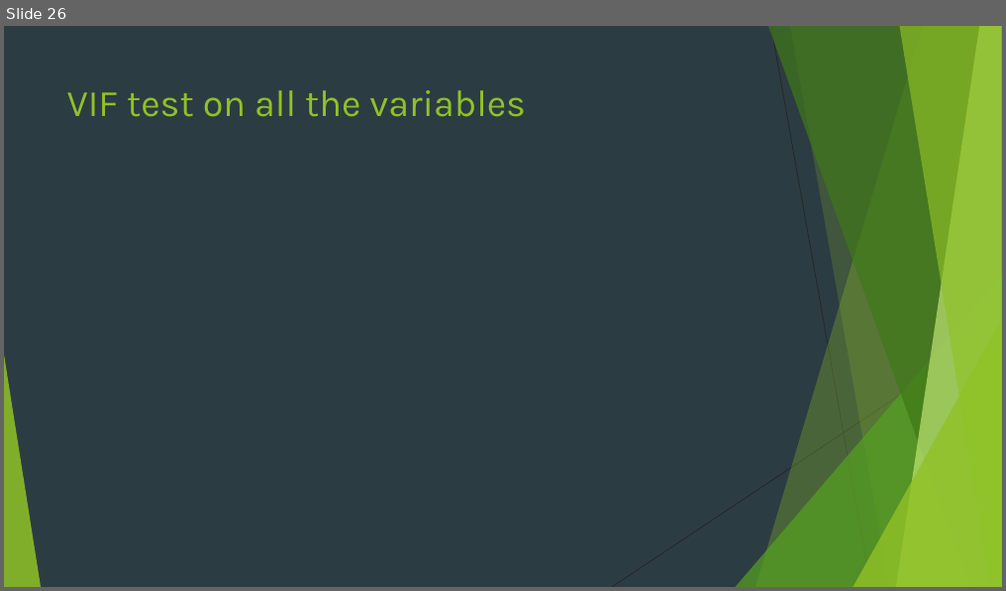
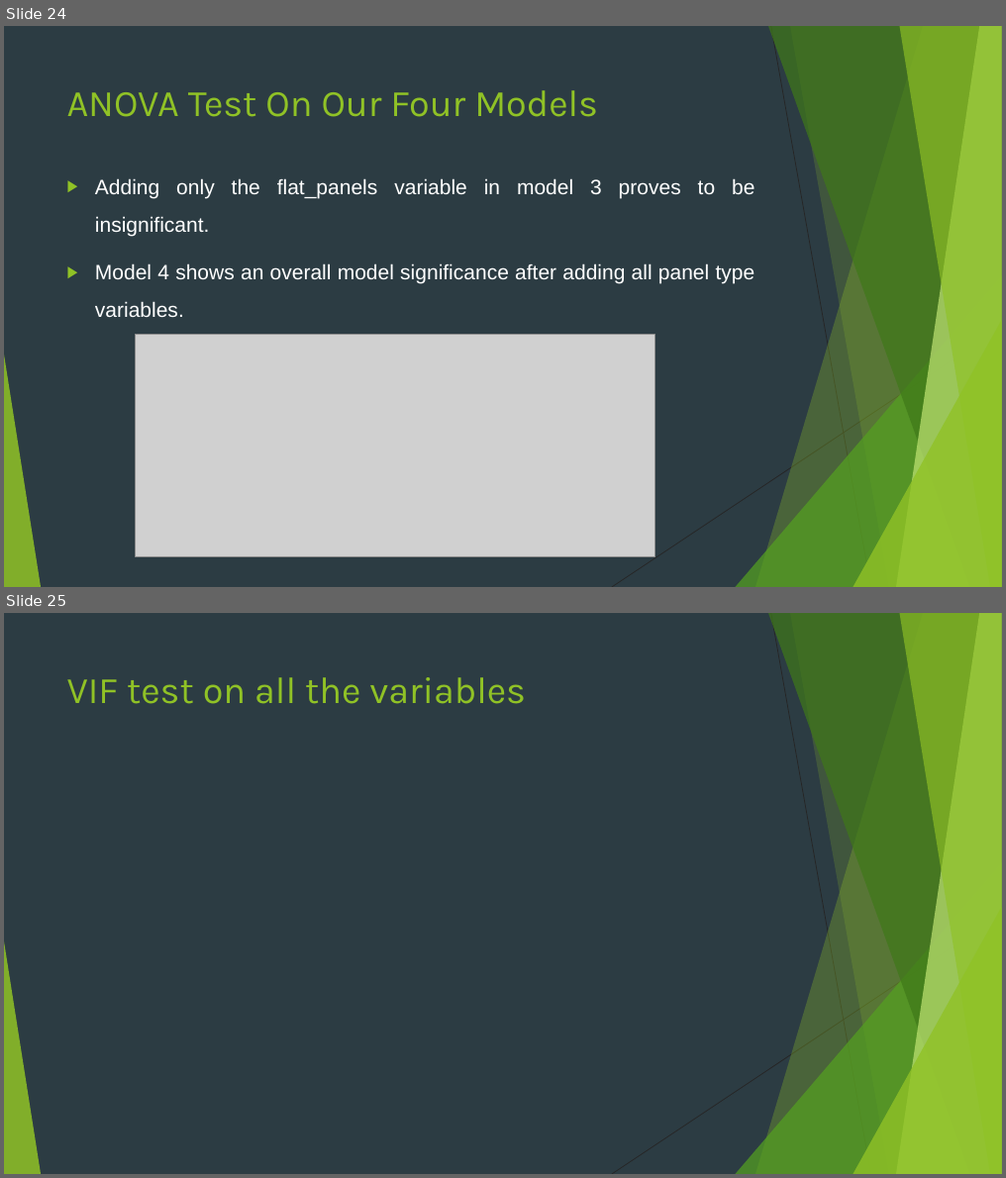
Before and after one commit to breardon7/6101-GroupProjects, a slide deck: 6101 Group Project New Version_Brad_3.20 v2.pptx. Shown one above the other, each under a label of ours: slide 26 before the commit, slides 24 and 25 after it. The pictures are 1006x591 and 1006x1178 pixels, drawn with LibreOffice and Linux fonts; fonts in the diff are those of the drawing; grey boxes stand for pictures. Boxes give left, top, right and bottom in pixels: in the first picture for what was removed or moved away, otherwise in the second. Text is boxed around its words. In the diff, an @@ line names an element or a change of style, - is before the commit and + after.

Commit message:
Anova Model
Added anova model to rmd and ppt.

```diff
--- a/6101 Group Project New Version_Brad_3.20 v2.pptx
+++ b/6101 Group Project New Version_Brad_3.20 v2.pptx
@@ slide 24 added at (4, 26, 1002, 587), background #2C3C43; not listed: 10 template elements that a slide beside it also shows @@
@@ title added at (67, 90, 598, 117), 36 pt, text #90C226 @@
+ANOVA Test On Our Four Models
@@ text added at (95, 178, 755, 317), 20 pt, text #FFFFFF @@
+▶ Adding only the flat_panels variable in model 3 proves to be insignificant.
+▶ Model 4 shows an overall model significance after adding all panel type variables.
@@ picture added at (135, 335, 654, 558) @@
@@ what was slide 26 is now slide 25 @@
```
Also in this commit, not shown: 3 slides changed, 2 slides removed.
